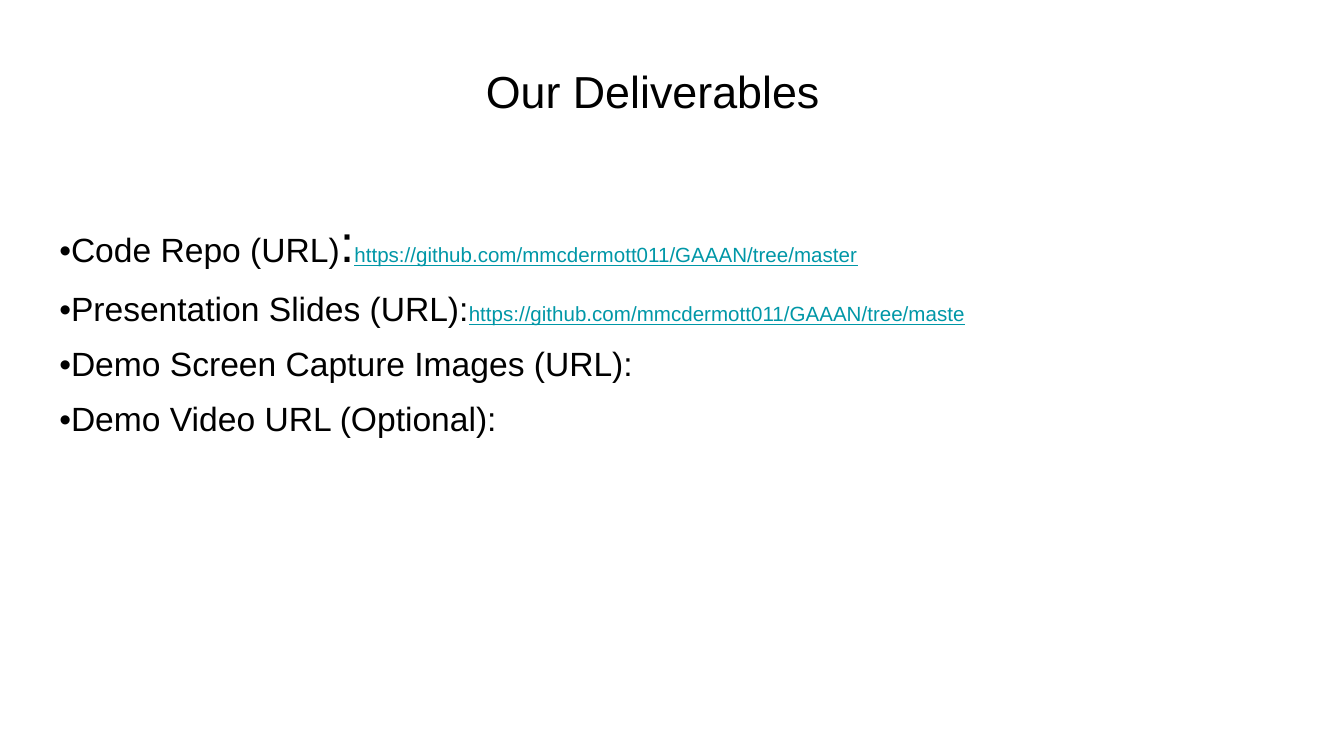
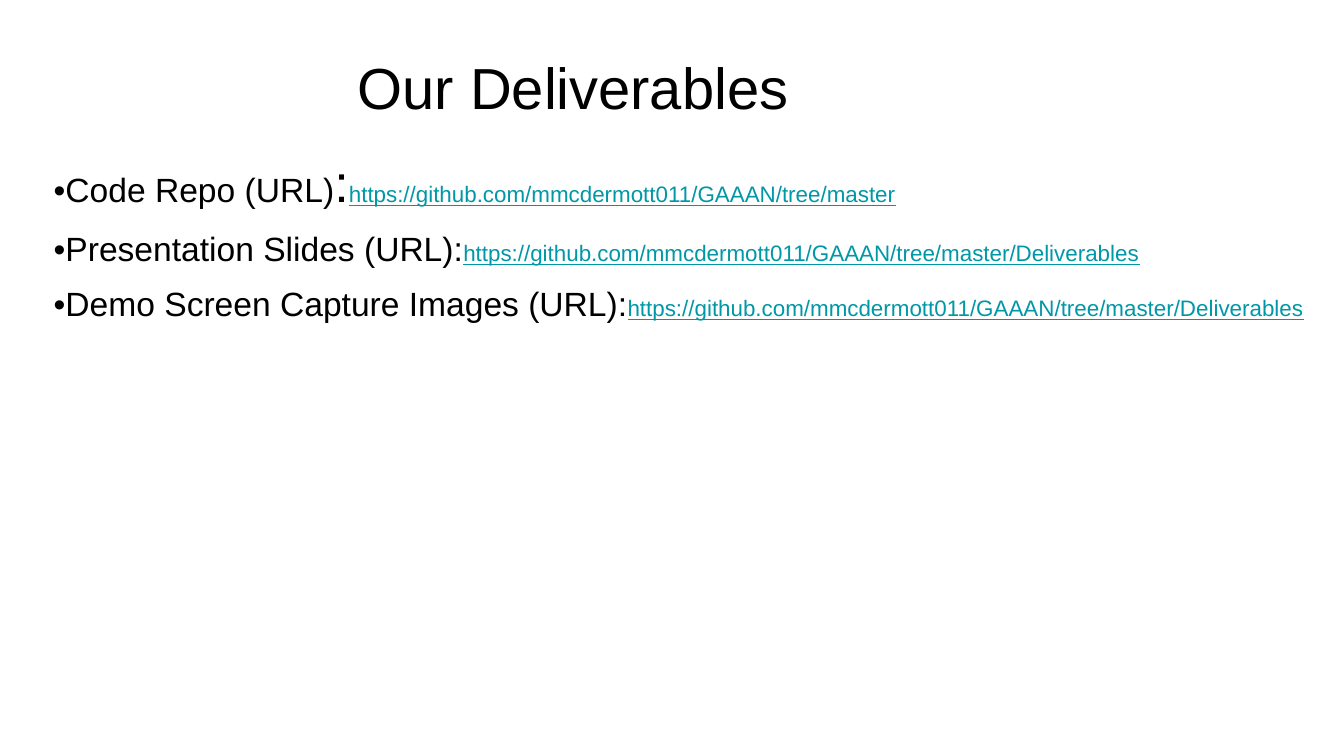
Before and after one commit to mmcdermott011/GAAAN, a slide deck: slide 4 of Deliverables/Final Presentation.pptx. Drawn at 1344x756 pixels with LibreOffice and Linux fonts; fonts in the diff are those of the drawing. Boxes give left, top, right and bottom in pixels: in the first picture for what was removed or moved away, otherwise in the second. Text is boxed around its words. In the diff, an @@ line names an element or a change of style, - is before the commit and + after.

```diff
--- a/Deliverables/Final Presentation.pptx
+++ b/Deliverables/Final Presentation.pptx
@@ title "Our Deliverables": place and size @@
-title "Our Deliverables" at [486, 75, 819, 109]
+title "Our Deliverables" at [358, 67, 788, 110]
@@ title "Our Deliverables" at [358, 67, 788, 110]: size 24 to 31 pt @@
@@ text "•Code Repo (URL):https://github.com/mmcdermott011/GAAAN/tree ...": place and size @@
-text "•Code Repo (URL):https://github.com/mmcdermott011/GAAAN/tree ..." at [59, 237, 965, 437]
+text "•Code Repo (URL):https://github.com/mmcdermott011/GAAAN/tree ..." at [54, 177, 1303, 323]
@@ text at [54, 177, 895, 209]: size 11 to 12 pt in "(URL):https://github.com/mmcdermott011/GAAAN/tree/master" @@
@@ text at [54, 236, 1303, 323]: text changed; size 18 to 12 pt; text colour #000000 to #0097A7 @@
-•Presentation Slides (URL):https://github.com/mmcdermott011/GAAAN/tree/maste
-•Demo Screen Capture Images (URL):
-•Demo Video URL (Optional):
+•Presentation Slides (URL):https://github.com/mmcdermott011/GAAAN/tree/master/Deliverables
+•Demo Screen Capture Images (URL):https://github.com/mmcdermott011/GAAAN/tree/master/Deliverables
```
Also in this commit, not shown: 1 other slide changed, 14 slides added, 1 slide removed, 7 other files.
